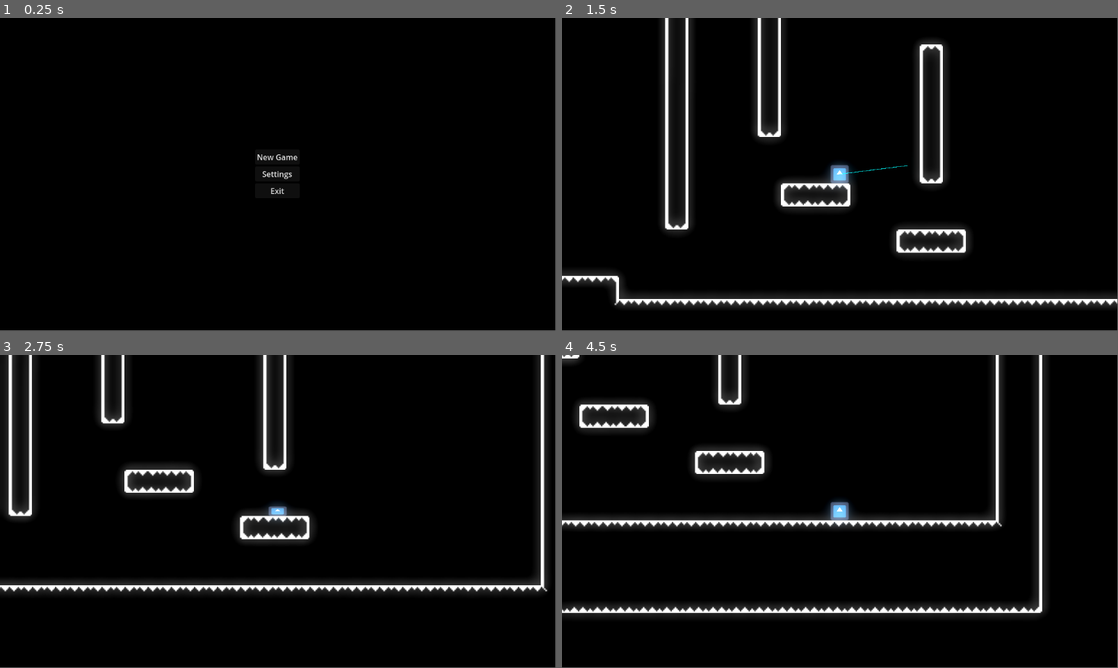
Above: before the commit, frames 1-4 (two rows, left to right).
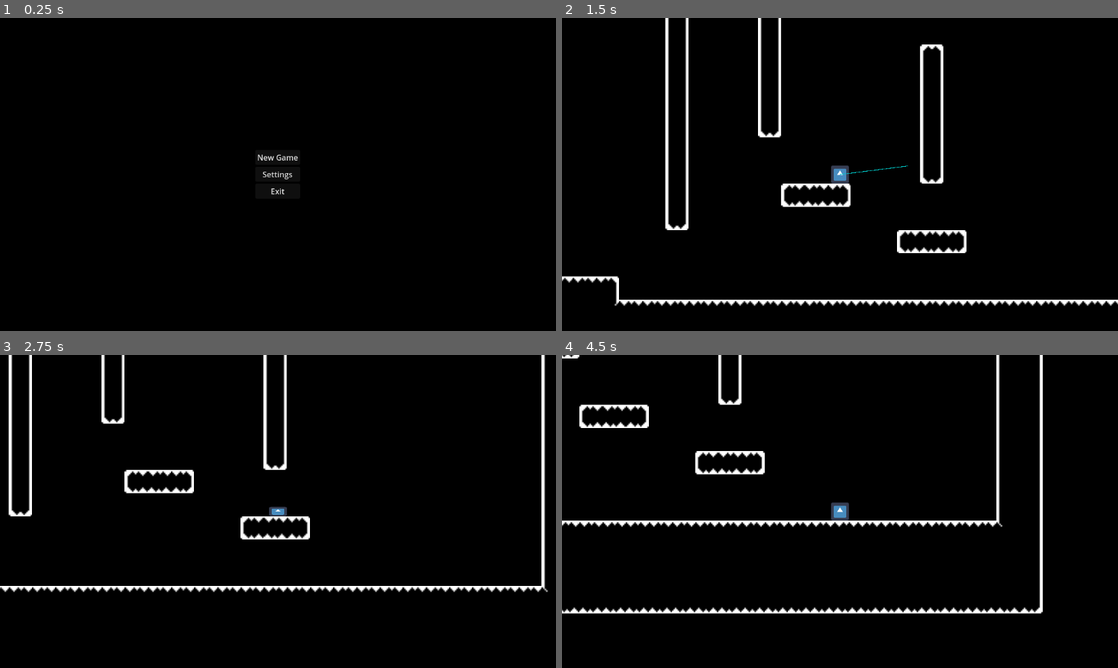
Above: after the commit, the same moments.

Repository: humangrass/cybergirl
Game: Godot game, scene res://scenes/interfaces/main_menu/main_menu.tscn
The game is run twice, just before and just after one commit, with the same random seed, the same clock (stepped at 60 frames per second) and the same inputs. The engine's default icon, where the game draws it, is replaced by a stand-in: a white triangle on a blue panel in a dark square.
Inputs (mouse positions are in pixels of both pictures, inside the frame that each line leads up to):
- Up to frame 1 (0.25 s): no input
- Up to frame 2 (1.5 s): click "New Game" at 0.5 s; tap Enter at 1.25 s; move the mouse to (962, 158) at 1.27 s; press the mouse at (962, 158) at 1.28 s; hold Right (ui_right) from 1.28 s (still down)
- Up to frame 3 (2.75 s): move the mouse to (166, 527) at 2.02 s; release Right (ui_right) at 2.03 s; release the mouse at (166, 527) at 2.03 s; hold Down (ui_down) from 2.03 s (still down); tap E (next_scene) at 2.1 s
- Up to frame 4 (4.5 s): tap Space at 2.75 s; move the mouse to (895, 442) at 2.77 s; release Down (ui_down) at 2.78 s; hold Right (ui_right) 2.78-3.53 s; hold Q (prev_scene) 2.78-3.53 s; move the mouse to (812, 574) at 3.52 s; hold Up (ui_up) 3.53-4.28 s; click (812, 574) at 3.6 s; move the mouse to (1006, 558) at 4.27 s; hold Left (ui_left) from 4.28 s (still down); hold E (next_scene) from 4.28 s (still down)
In our replay, the window is 799x449 before the commit and 800x450 after it. These sizes can differ from the game's own. Grey fills any space a smaller window leaves; there, only what the larger window draws over its background counts as a difference.

The runs differ from the first frame. In frame 1, 0.2% of the frame differs, in the area x 46-54%, y 43-57%; in frame 2, 8.6%; in frame 3, 8.4%; in frame 4, 9.0%, in the area x 0-88%, y 0-84%.

Commit message:
fixes

Diff:
--- a/characters/common/attack/laser/laser_beam.gd
+++ b/characters/common/attack/laser/laser_beam.gd
@@ -21,6 +21,7 @@
 	line.width = min_line_width
 	collision_particles.emitting = false
 
+
 func _process(delta: float) -> void:
 	handle_action(delta)
 	is_emmiting = is_colliding() and line.visible
@@ -37,15 +38,20 @@
 		ray.target_position = cast_point
 
 		if is_colliding():
+			if not collision_particles.visible:
+				collision_particles.show()
 			cast_point = to_local(get_collision_point())
 			current_length = cast_point.length()
 		else:
+			if collision_particles.visible:
+				collision_particles.hide()
 			current_length = lerp(0.0, max_length, progress)
 		line.points[1] = cast_point
 
 		collision_particles.process_material.direction = -Vector3(mouse_normal[0], mouse_normal[1], 0)
 		collision_particles.position = cast_point
 	collision_particles.emitting = is_emmiting
+
 
 
 func handle_action(delta):
--- a/characters/common/attack/laser/laser_beam.tscn
+++ b/characters/common/attack/laser/laser_beam.tscn
@@ -1,18 +1,7 @@
-[gd_scene load_steps=6 format=3 uid="uid://df368w8cu4tp2"]
+[gd_scene load_steps=4 format=3 uid="uid://df368w8cu4tp2"]
 
 [ext_resource type="Script" path="res://characters/common/attack/laser/laser_beam.gd" id="1_5lg04"]
 [ext_resource type="Texture2D" uid="uid://b0vnm76axpyvb" path="res://assets/glowing_circle.png" id="2_s6wn0"]
-
-[sub_resource type="ParticleProcessMaterial" id="ParticleProcessMaterial_oe8gl"]
-resource_local_to_scene = true
-particle_flag_disable_z = true
-emission_shape_scale = Vector3(0, 0, 0)
-emission_shape = 1
-emission_sphere_radius = 1.0
-spread = 21.449
-initial_velocity_min = 1000.0
-initial_velocity_max = 1000.0
-gravity = Vector3(0, 0, 0)
 
 [sub_resource type="ParticleProcessMaterial" id="ParticleProcessMaterial_a3qhv"]
 resource_local_to_scene = true
@@ -24,12 +13,7 @@
 initial_velocity_min = 1000.0
 initial_velocity_max = 1000.0
 gravity = Vector3(0, 0, 0)
-
-[sub_resource type="Environment" id="Environment_jqo5d"]
-background_mode = 3
-glow_enabled = true
-glow_bloom = 1.0
-glow_blend_mode = 0
+scale_min = 0.5
 
 [node name="LaserBeam" type="RayCast2D"]
 target_position = Vector2(100, 0)
@@ -41,17 +25,8 @@
 
 [node name="Marker2D" type="Marker2D" parent="."]
 
-[node name="CastingParticles" type="GPUParticles2D" parent="."]
+[node name="CollisionParticles" type="GPUParticles2D" parent="."]
 visible = false
-light_mask = 0
-process_material = SubResource("ParticleProcessMaterial_oe8gl")
-texture = ExtResource("2_s6wn0")
-lifetime = 0.5
-randomness = 0.13
-collision_base_size = 0.0
-local_coords = true
-
-[node name="CollisionParticles" type="GPUParticles2D" parent="."]
 light_mask = 0
 scale = Vector2(0.99793, 0.603936)
 process_material = SubResource("ParticleProcessMaterial_a3qhv")
@@ -60,6 +35,3 @@
 speed_scale = 1.55
 collision_base_size = 0.0
 local_coords = true
-
-[node name="WorldEnvironment" type="WorldEnvironment" parent="."]
-environment = SubResource("Environment_jqo5d")
--- a/characters/templates/dynamic/dynamic_hero_template.gd
+++ b/characters/templates/dynamic/dynamic_hero_template.gd
@@ -82,12 +82,12 @@
 	var is_coyote_jump = coyote_jump_timer.time_left > 0.0
 	var is_wall_jump = is_on_wall() and hero_data.is_wall_jump_enabled
 
-	if is_on_floor() or is_coyote_jump and not is_wall_jump:
+	if is_on_floor() or is_coyote_jump:
 		if Input.is_action_just_pressed("ui_up") and is_player:
 			velocity.y = hero_data.jump_velocity
 			jumps_left -= 1
 
-	if not is_on_floor() and not is_coyote_jump and not is_wall_jump:
+	if not is_on_floor() and not is_coyote_jump:
 		if Input.is_action_just_pressed("ui_up") and jumps_left > 0 and is_player:
 			velocity.y = hero_data.jump_velocity * hero_data.second_jump_scale
 			jumps_left -= 1
--- a/project.godot
+++ b/project.godot
@@ -19,6 +19,10 @@
 
 SceneSwitcher="*res://scripts/scene_switcher.gd"
 Transition="*res://scenes/common/transition/transition.tscn"
+
+[display]
+
+window/stretch/mode="viewport"
 
 [file_customization]
 
--- a/scenes/interfaces/pause_menu/pause_menu.gd
+++ b/scenes/interfaces/pause_menu/pause_menu.gd
@@ -42,3 +42,4 @@
 func _on_menu_pressed():
 	if menu_scene:
 		SceneSwitcher.switch_scene(menu_scene)
+		Engine.time_scale = 1
Not shown, added: export_presets.cfg
